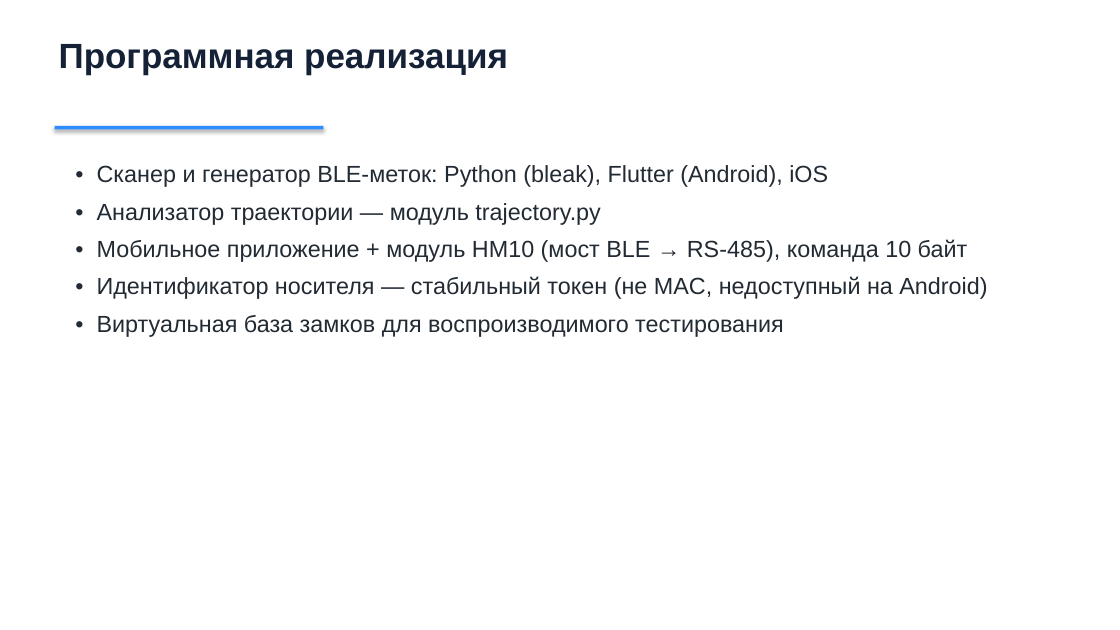
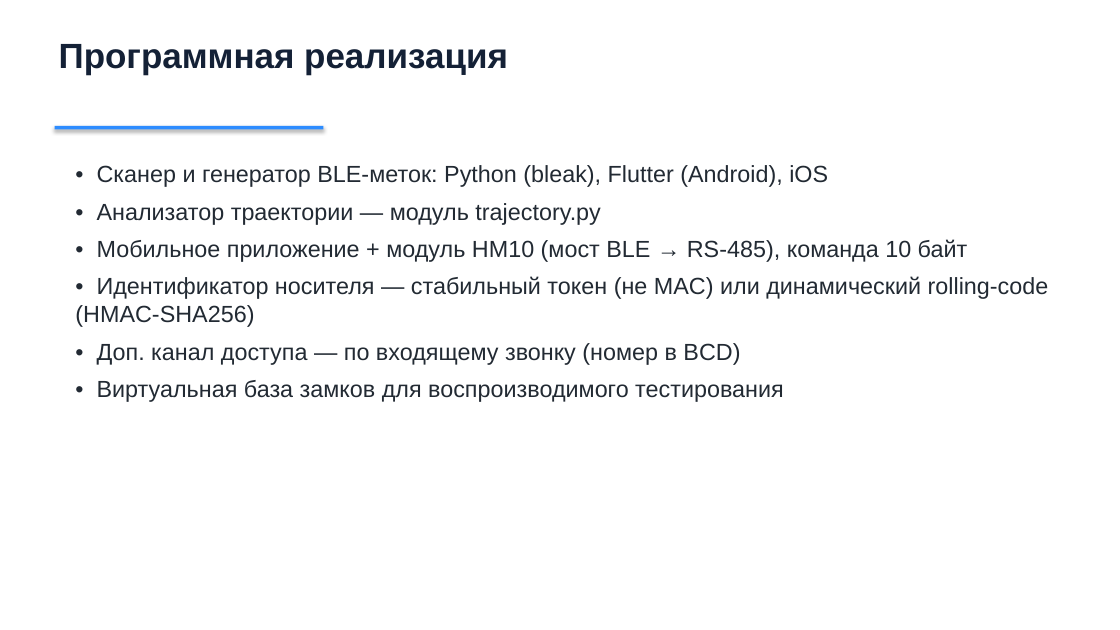
Before and after one commit to krealix/ble-access-control, a slide deck: slide 7 of diploma/ВКР_презентация.pptx. Drawn at 1120x630 pixels with LibreOffice and Linux fonts; fonts in the diff are those of the drawing. Boxes give left, top, right and bottom in pixels: in the first picture for what was removed or moved away, otherwise in the second. Text is boxed around its words. In the diff, an @@ line names an element or a change of style, - is before the commit and + after.

```diff
--- a/diploma/ВКР_презентация.pptx
+++ b/diploma/ВКР_презентация.pptx
@@ text at [75, 276, 1049, 365]: text changed @@
-• Идентификатор носителя — стабильный токен (не MAC, недоступный на Android)
+• Идентификатор носителя — стабильный токен (не MAC) или динамический rolling-code (HMAC-SHA256)
+• Доп. канал доступа — по входящему звонку (номер в BCD)
```
Also in this commit, not shown: 1 other slide changed, 2 other files.
